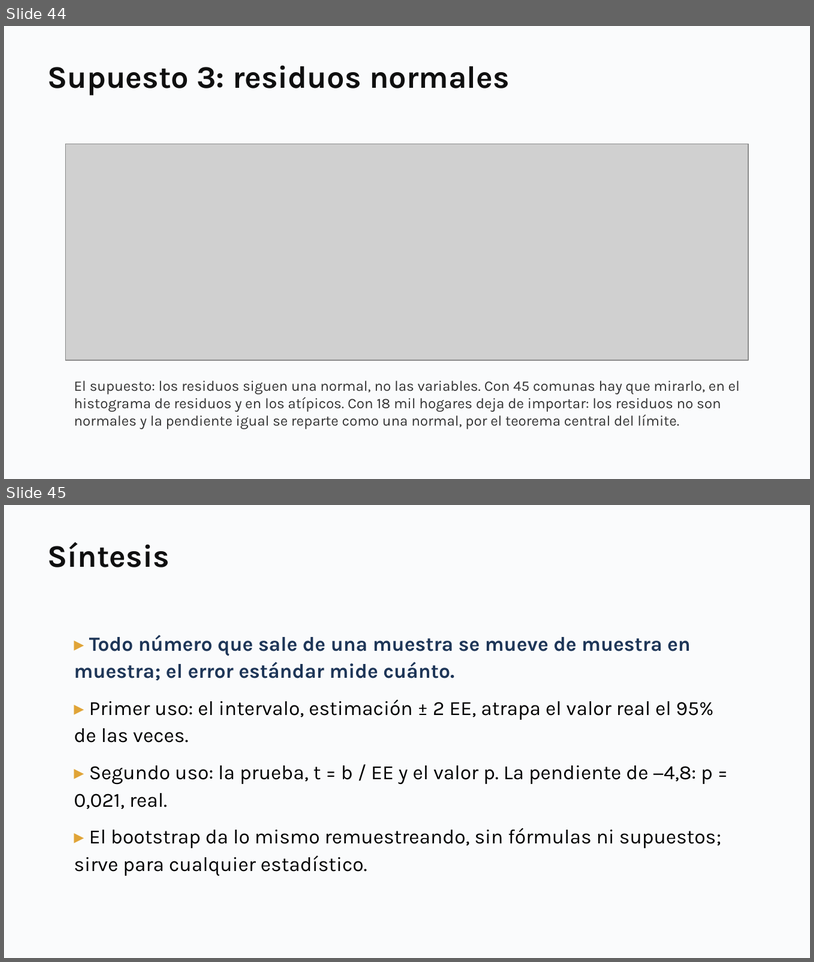
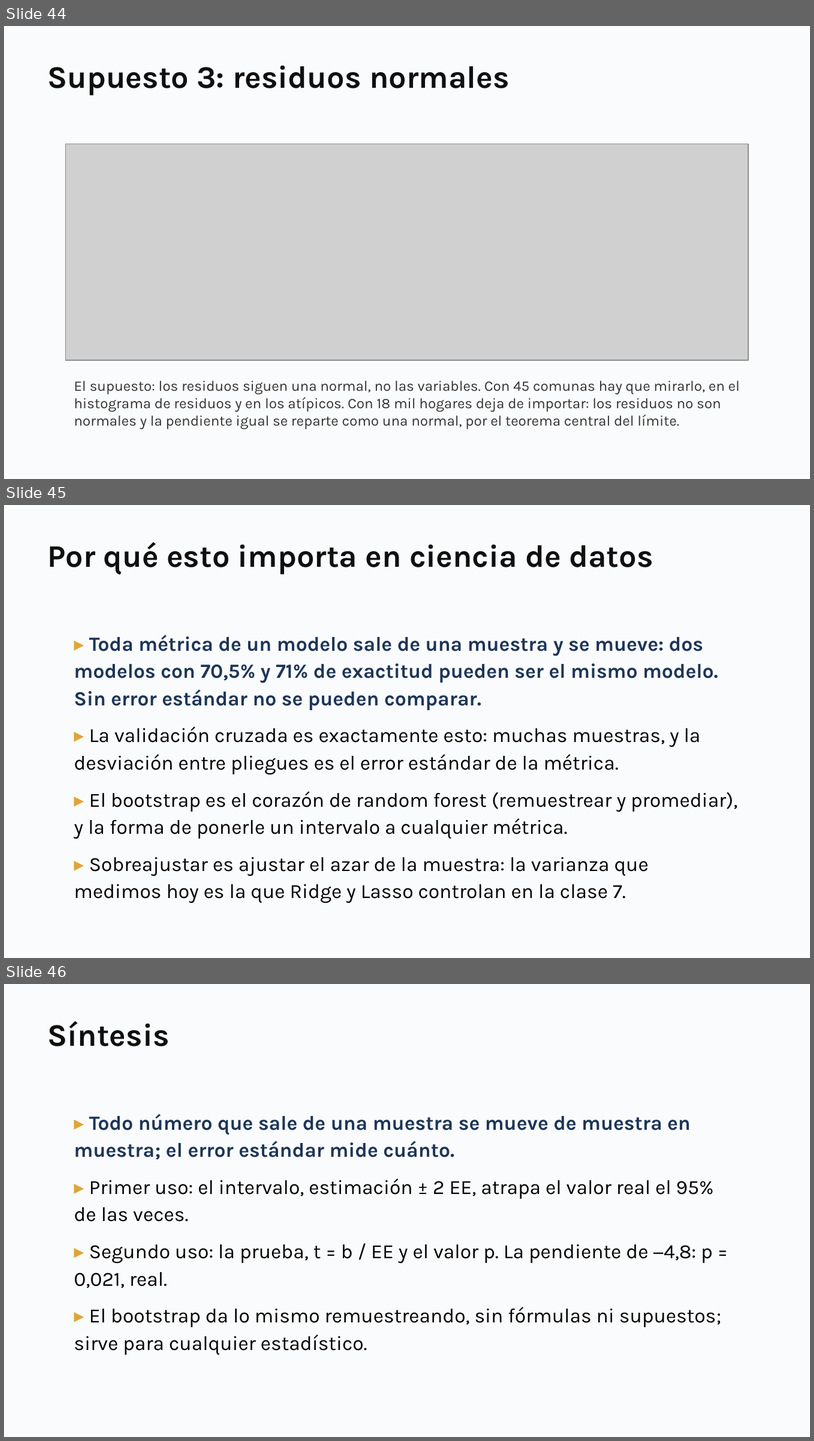
Before and after one commit to daniopitz/diplomado-cdd, a slide deck: presentaciones/clase05_probabilidad_inferencia.pptx. Shown one above the other, each under a label of ours: slides 44 and 45 before the commit, slides 44, 45 and 46 after it. The pictures are 814x962 and 814x1441 pixels, drawn with LibreOffice and Linux fonts; fonts in the diff are those of the drawing; grey boxes stand for pictures. Boxes give left, top, right and bottom in pixels: in the first picture for what was removed or moved away, otherwise in the second. Text is boxed around its words. In the diff, an @@ line names an element or a change of style, - is before the commit and + after.

```diff
--- a/presentaciones/clase05_probabilidad_inferencia.pptx
+++ b/presentaciones/clase05_probabilidad_inferencia.pptx
@@ slide 45 added at (4, 505, 810, 958), background #FFFFFF @@
@@ rectangle added at (4, 505, 810, 958), fill #FAFBFC @@
@@ text added at (47, 542, 653, 574), 28 pt, text #0F0F0F, bold @@
+Por qué esto importa en ciencia de datos
@@ text added at (74, 635, 738, 903), 18 pt, text #000000 @@
+▸ Toda métrica de un modelo sale de una muestra y se mueve: dos modelos con 70,5% y 71% de exactitud pueden ser el mismo modelo. Sin error estándar no se pueden comparar.
+▸ La validación cruzada es exactamente esto: muchas muestras, y la desviación entre pliegues es el error estándar de la métrica.
+▸ El bootstrap es el corazón de random forest (remuestrear y promediar), y la forma de ponerle un intervalo a cualquier métrica.
+▸ Sobreajustar es ajustar el azar de la muestra: la varianza que medimos hoy es la que Ridge y Lasso controlan en la clase 7.
@@ what was slide 45 is now slide 46 @@
```
Also in this commit, not shown: 5 other files.
